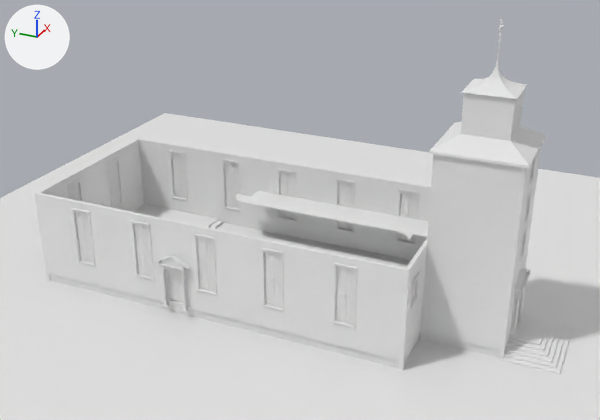
A saved change to the Blender file Church/church.blend.
Camera for both pictures: a 50 mm lens placed at (-39.0, -7.8, 25.2), pointed at (-0.9, 9.4, 6.1). Every picture has the same lights, and +X, +Y and +Z are marked at upper left.

Names of what the first picture shows: 'Plane', 'Tower_proxy', 'Wall 2x4.001_proxy.003', 'Wall 2x4.001_proxy.004', 'Wall 2x4_proxy.001', 'Wall 2x4_proxy.005', 'Wall 2x4_proxy.007', 'Wall 2x4_proxy.010', 'Wall 2x4_proxy.017', 'Window_proxy.007', 'Window_proxy.008', 'Window_proxy.010'.
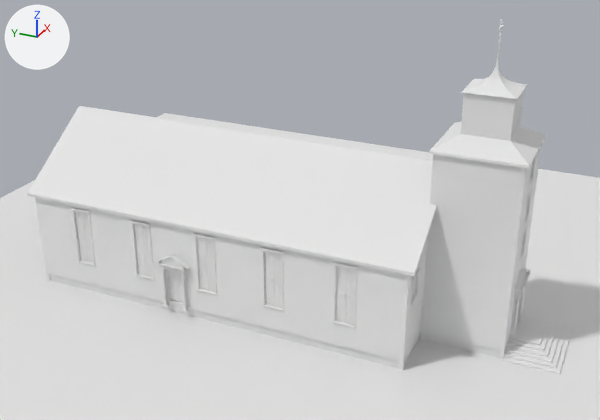
The edits, one by one:
Object 'Plane_proxy' (ob_plane_proxy) is now shown.

Changed parts and their boxes [x1, y1, x2, y2] in the pictures (600 x 420 px):
'Plane_proxy', shown
    after: [27, 106, 437, 276]
'Floor_proxy', unchanged, covered by the edit
    before: [133, 204, 411, 268]
'Wall 2x4_proxy.015', unchanged, covered by the edit
    before: [359, 175, 394, 256]
'Window_proxy.000', unchanged, covered by the edit
    before: [216, 151, 246, 227]
'Window_proxy.003', unchanged, covered by the edit
    before: [389, 180, 426, 260]
